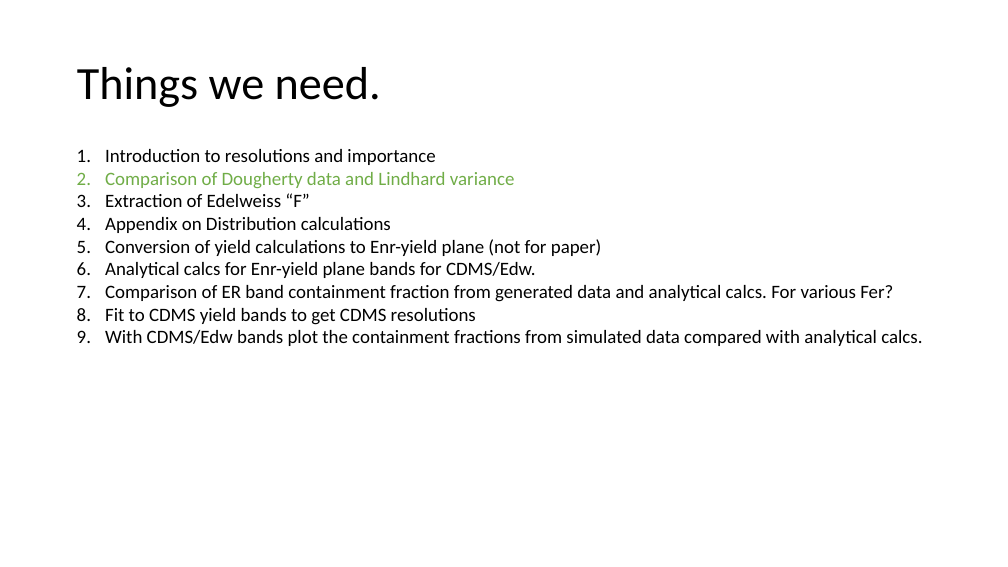
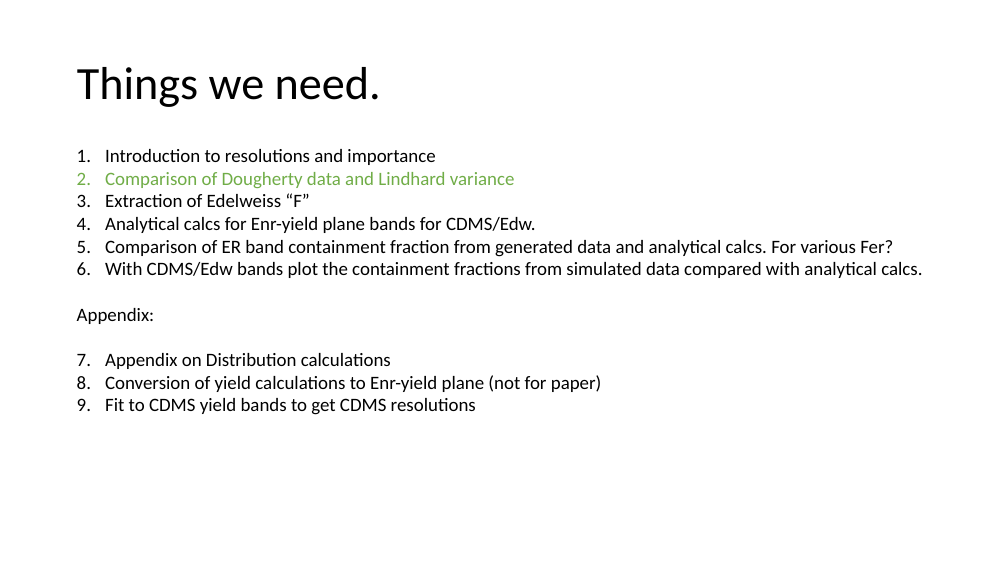
Before and after one commit to villaa/nrFano_Constraint, a slide deck: slide 3 of notes/anthony/nrFanoPaper_logic.pptx. Drawn at 1008x567 pixels with LibreOffice and Linux fonts; fonts in the diff are those of the drawing. Boxes give left, top, right and bottom in pixels: in the first picture for what was removed or moved away, otherwise in the second. Text is boxed around its words. In the diff, an @@ line names an element or a change of style, - is before the commit and + after.

```diff
--- a/notes/anthony/nrFanoPaper_logic.pptx
+++ b/notes/anthony/nrFanoPaper_logic.pptx
@@ text at [77,217,922,324]: paragraphs added @@
+4. Analytical calcs for Enr-yield plane bands for CDMS/Edw.
+5. Comparison of ER band containment fraction from generated data and analytical calcs. For various Fer?
+6. With CDMS/Edw bands plot the containment fractions from simulated data compared with analytical calcs.
+Appendix:
@@ text at [105,262,893,302]: paragraphs removed @@
-6. Analytical calcs for Enr-yield plane bands for CDMS/Edw.
-7. Comparison of ER band containment fraction from generated data and analytical calcs. For various Fer?
@@ text at [105,330,922,346]: paragraph removed @@
-9. With CDMS/Edw bands plot the containment fractions from simulated data compared with analytical calcs.
```
Also in this commit, not shown: 1 other slide changed.
